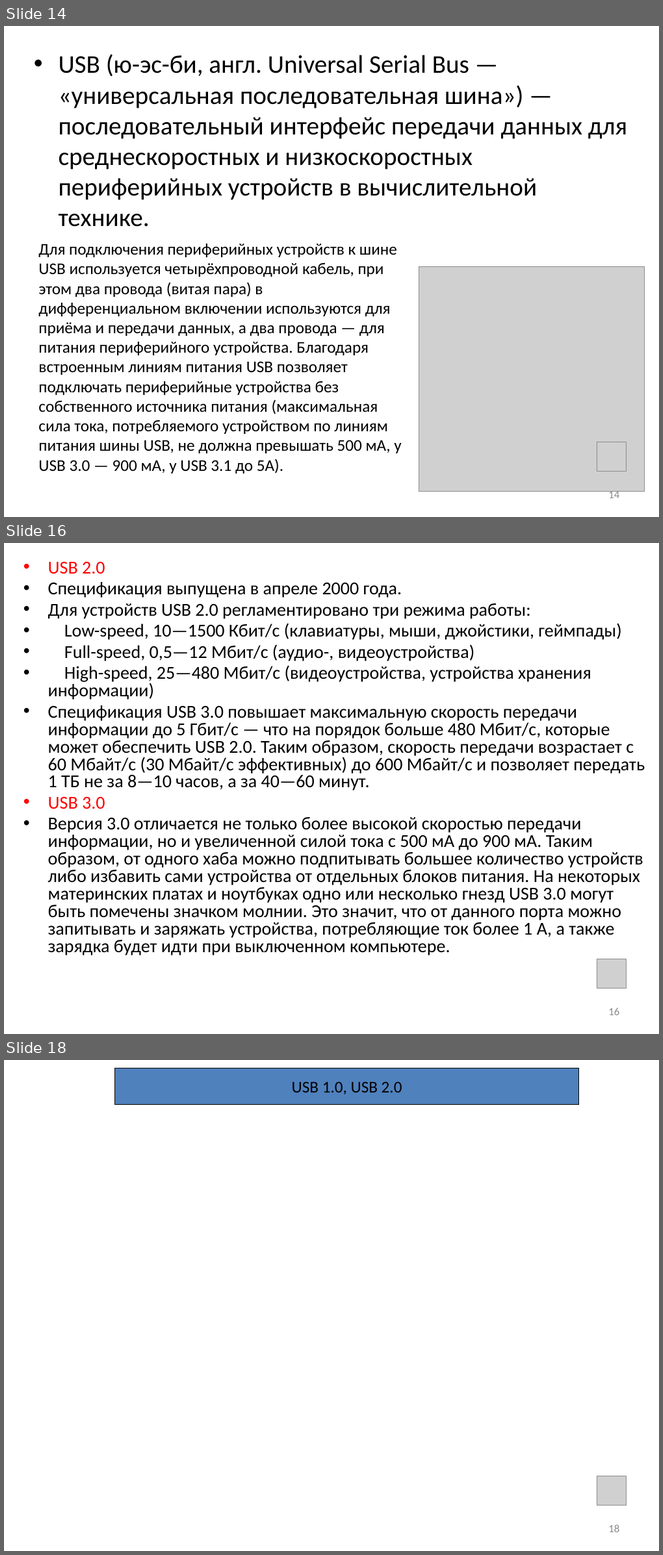
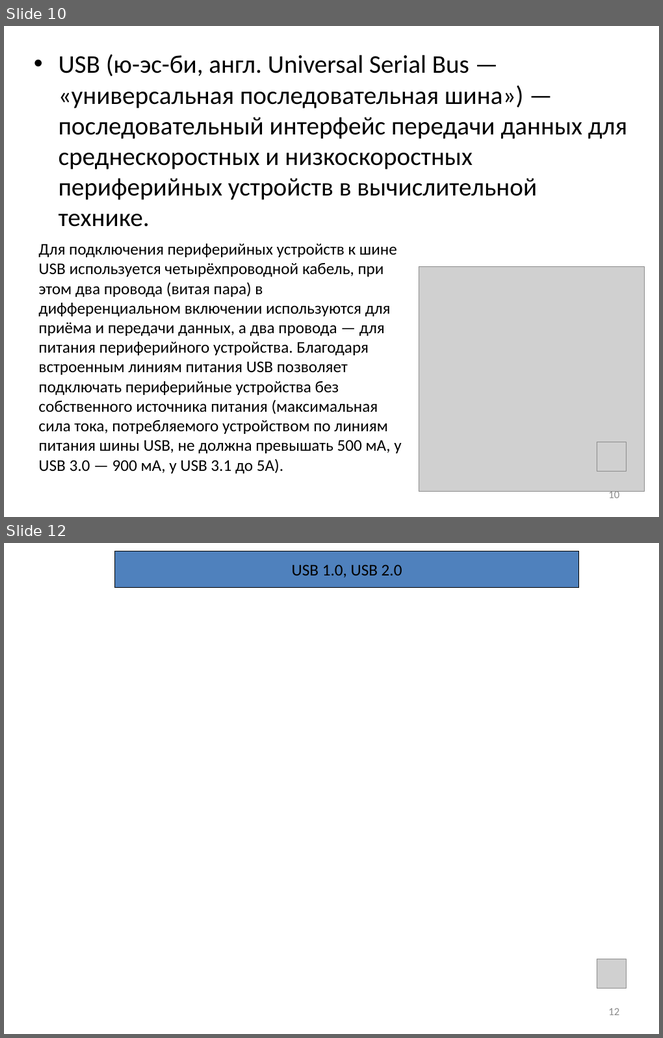
Before and after one commit to saysaysx/manual_materials, a slide deck: inf/audio/inf_5_sysbl_final.pptx. Shown one above the other, each under a label of ours: slides 14, 16 and 18 before the commit, slides 10 and 12 after it; the slides between them are not shown. The pictures are 663x1555 and 663x1038 pixels, drawn with LibreOffice and Linux fonts; fonts in the diff are those of the drawing; grey boxes stand for pictures; background and template pictures are left out. Boxes give left, top, right and bottom in pixels: in the first picture for what was removed or moved away, otherwise in the second. Text is boxed around its words. In the diff, an @@ line names an element or a change of style, - is before the commit and + after.

```diff
--- a/inf/audio/inf_5_sysbl_final.pptx
+++ b/inf/audio/inf_5_sysbl_final.pptx
@@ slide 16 removed at [4,543,659,1034], background #FFFFFF @@
@@ text removed at [48,561,645,956] @@
-• USB 2.0
-• Спецификация выпущена в апреле 2000 года.
-• Для устройств USB 2.0 регламентировано три режима работы:
-• Low-speed, 10—1500 Кбит/c (клавиатуры, мыши, джойстики, геймпады)
-• Full-speed, 0,5—12 Мбит/с (аудио-, видеоустройства)
-• High-speed, 25—480 Мбит/с (видеоустройства, устройства хранения информации)
-• Спецификация USB 3.0 повышает максимальную скорость передачи информации до 5 Гбит/с — что на порядок больше 480 Мбит/с, которые может обеспечить USB 2.0. Таким образом, скорость передачи возрастает с 60 Мбайт/с (30 Мбайт/с эффективных) до 600 Мбайт/с и позволяет передать 1 ТБ не за 8—10 часов, а за 40—60 минут.
-• USB 3.0
-• Версия 3.0 отличается не только более высокой скоростью передачи информации, но и увеличенной силой тока с 500 мА до 900 мА. Таким образом, от одного хаба можно подпитывать большее количество устройств либо избавить сами устройства от отдельных блоков питания. На некоторых материнских платах и ноутбуках одно или несколько гнезд USB 3.0 могут быть помечены значком молнии. Это значит, что от данного порта можно запитывать и заряжать устройства, потребляющие ток более 1 А, а также зарядка будет идти при выключенном компьютере.
@@ picture removed at [597,959,627,988] @@
@@ page number removed at [608,1008,620,1016] @@
-16
@@ what was slide 14 is now slide 10 @@
@@ page number at [608,490,620,499]: text changed @@
-14
+10
@@ what was slide 18 is now slide 12 @@
@@ page number at [608,1008,620,1016]: text changed @@
-18
+12
```
Also in this commit, not shown: 6 slides changed, 22 slides added, 12 other slides removed.
